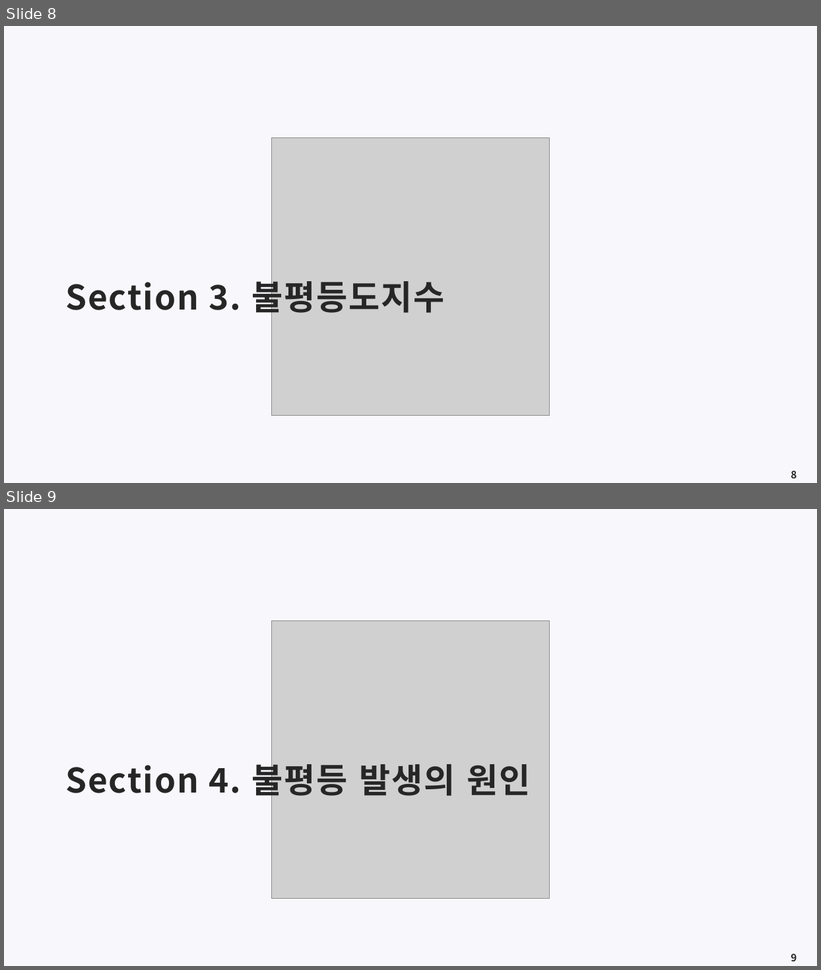
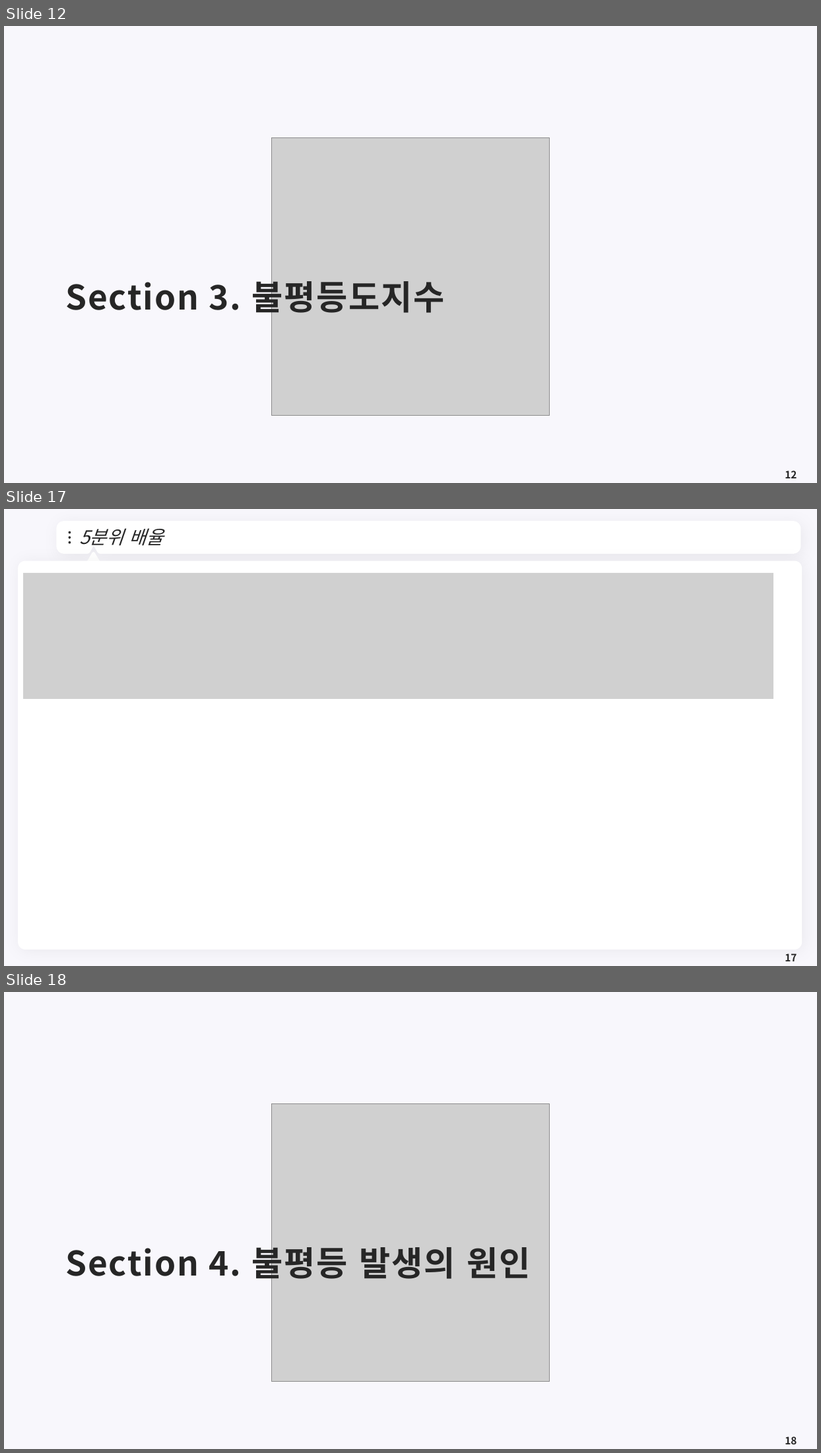
Before and after one commit to meandthey/Teaching, a slide deck: 재정학/01_Lectures/재정학_Chapter_8.pptx. Shown one above the other, each under a label of ours: slides 8 and 9 before the commit, slides 12, 17 and 18 after it; the slides between them are not shown. The pictures are 821x970 and 821x1453 pixels, drawn with LibreOffice and Linux fonts; fonts in the diff are those of the drawing; grey boxes stand for pictures; background and template pictures are left out. Boxes give left, top, right and bottom in pixels: in the first picture for what was removed or moved away, otherwise in the second. Text is boxed around its words. In the diff, an @@ line names an element or a change of style, - is before the commit and + after.

```diff
--- a/재정학/01_Lectures/재정학_Chapter_8.pptx
+++ b/재정학/01_Lectures/재정학_Chapter_8.pptx
@@ slide 17 added at bbox=[4, 509, 817, 966], background #F8F7FC @@
@@ freeform shape added at bbox=[59, 524, 798, 551], fill #FFFFFF, outline #FFFFFF 7.25 pt @@
@@ title added at bbox=[79, 528, 163, 546], 22 pt, text #262626, italic @@
+5분위 배율
@@ ellipse added at bbox=[69, 531, 71, 534], fill #262626 @@
@@ ellipse added at bbox=[69, 537, 71, 539], fill #262626 @@
@@ ellipse added at bbox=[69, 541, 71, 544], fill #262626 @@
@@ freeform shape added at bbox=[781, 533, 789, 543], fill #FFFFFF @@
@@ rounded rectangle added at bbox=[18, 561, 803, 950], fill #FFFFFF @@
@@ triangle added at bbox=[86, 553, 100, 566], fill #FFFFFF, outline #FFFFFF 3.75 pt @@
@@ picture added at bbox=[24, 573, 774, 699] @@
@@ picture added at bbox=[113, 631, 395, 677] @@
@@ page number added at bbox=[785, 954, 797, 962], 12 pt, text #262626, bold @@
+17
@@ what was slide 8 is now slide 12 @@
@@ page number at bbox=[785, 471, 797, 479]: text changed @@
-8
+12
@@ what was slide 9 is now slide 18 @@
@@ page number at bbox=[785, 1437, 797, 1445]: text changed @@
-9
+18
```
Also in this commit, not shown: 8 other slides added, 1 other file.
